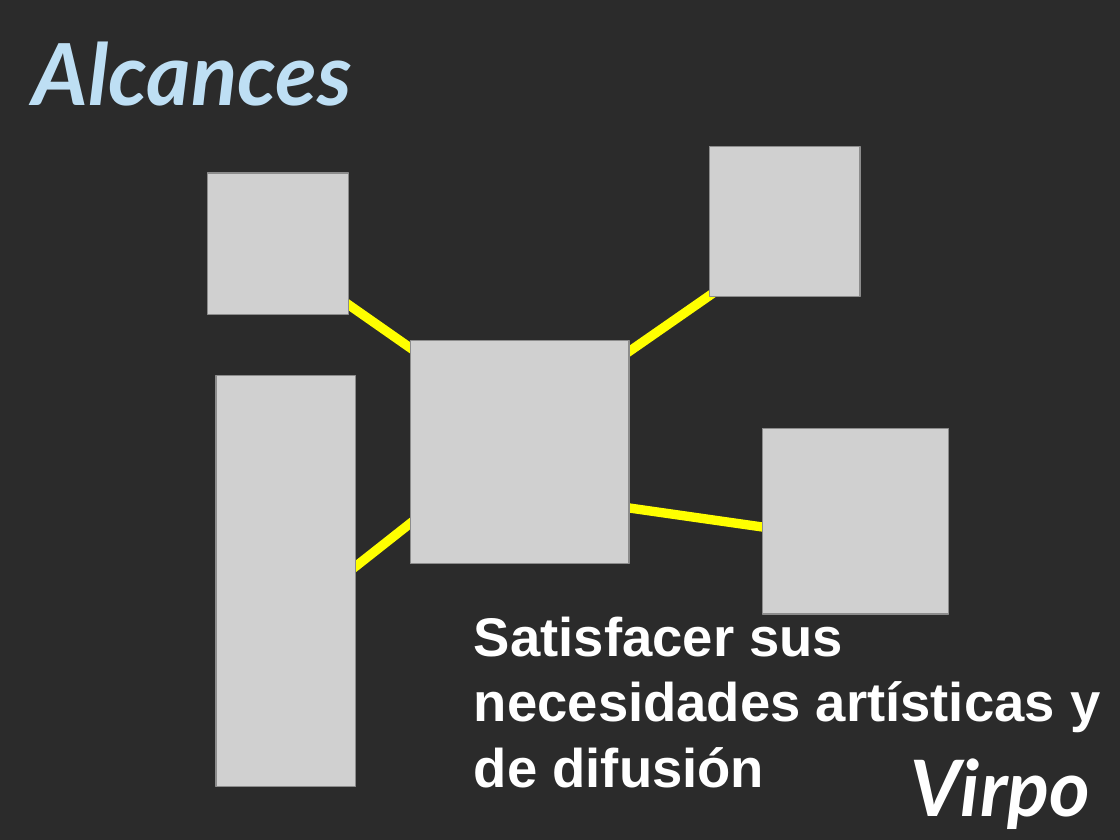
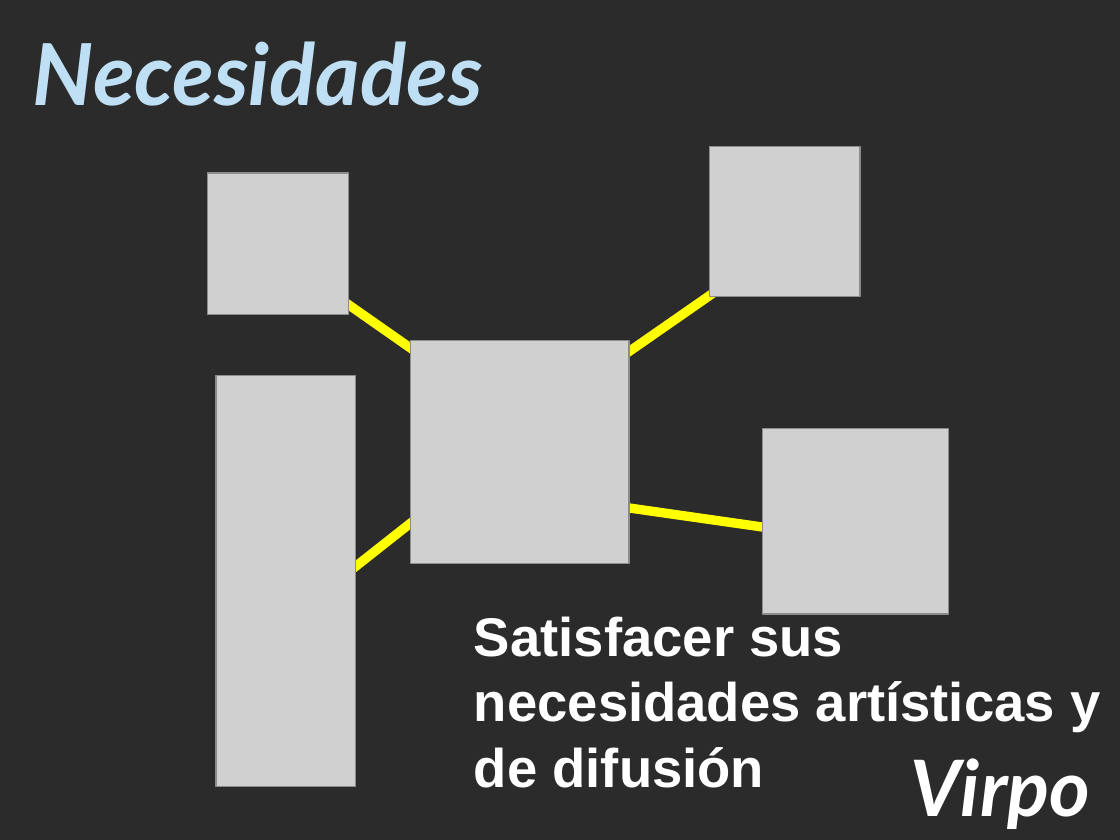
Before and after one commit to matiacc/virpo, a slide deck: slide 5 of Virpo Google/Documentacion/Virpo Iteracion Final.ppt. Drawn at 1120x840 pixels with LibreOffice and Linux fonts; fonts in the diff are those of the drawing; grey boxes stand for pictures; background and template pictures are left out; a plain dark background stands for a picture behind light text. Boxes give left, top, right and bottom in pixels: in the first picture for what was removed or moved away, otherwise in the second. Text is boxed around its words. In the diff, an @@ line names an element or a change of style, - is before the commit and + after.

```diff
--- a/Virpo Google/Documentacion/Virpo Iteracion Final.ppt
+++ b/Virpo Google/Documentacion/Virpo Iteracion Final.ppt
@@ text at (x1=33, y1=41, x2=483, y2=106): text changed @@
-Alcances
+Necesidades
```
Also in this commit, not shown: 1 other slide changed.
